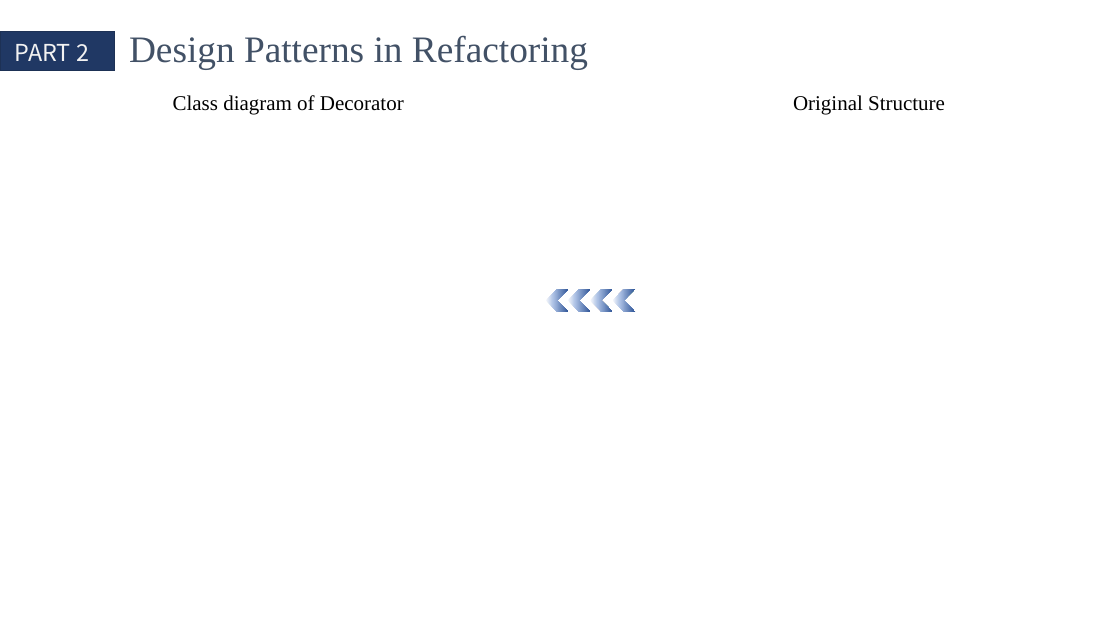
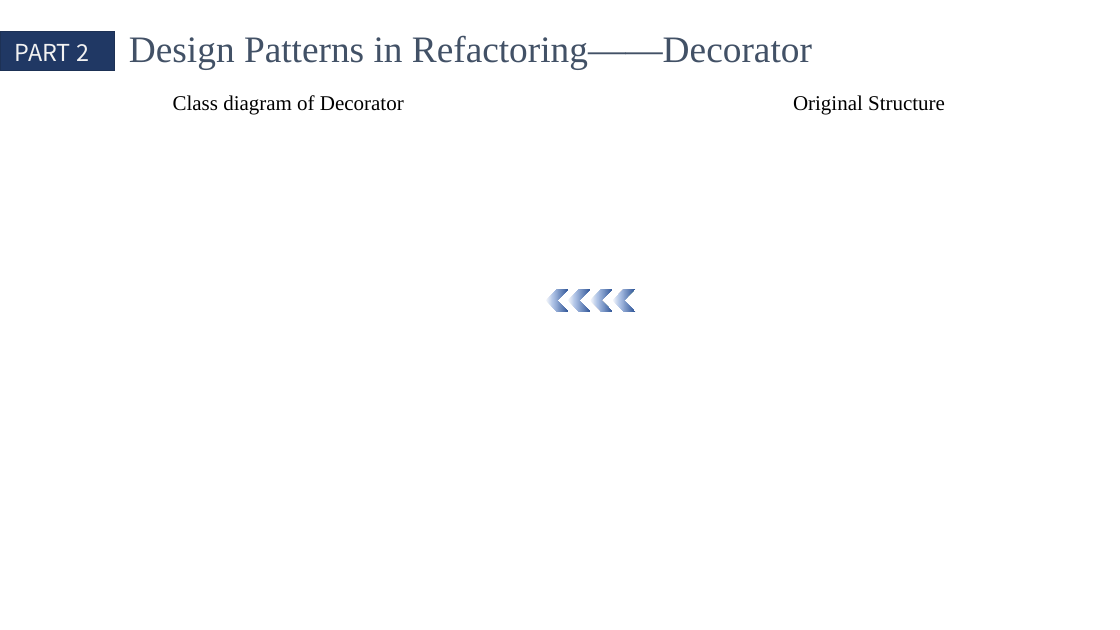
Before and after one commit to QinCheng0928/Cocos2d, a slide deck: slide 9 of 文档/DesignPattern.pptx. Drawn at 1120x630 pixels with LibreOffice and Linux fonts; fonts in the diff are those of the drawing. Boxes give left, top, right and bottom in pixels: in the first picture for what was removed or moved away, otherwise in the second. Text is boxed around its words. In the diff, an @@ line names an element or a change of style, - is before the commit and + after.

```diff
--- a/文档/DesignPattern.pptx
+++ b/文档/DesignPattern.pptx
@@ text at [129,35,812,69]: text changed @@
-Design Patterns in Refactoring
+Design Patterns in Refactoring——Decorator
```
Also in this commit, not shown: 5 other slides changed, 1 slide added, 1 slide removed, 1 other file.
